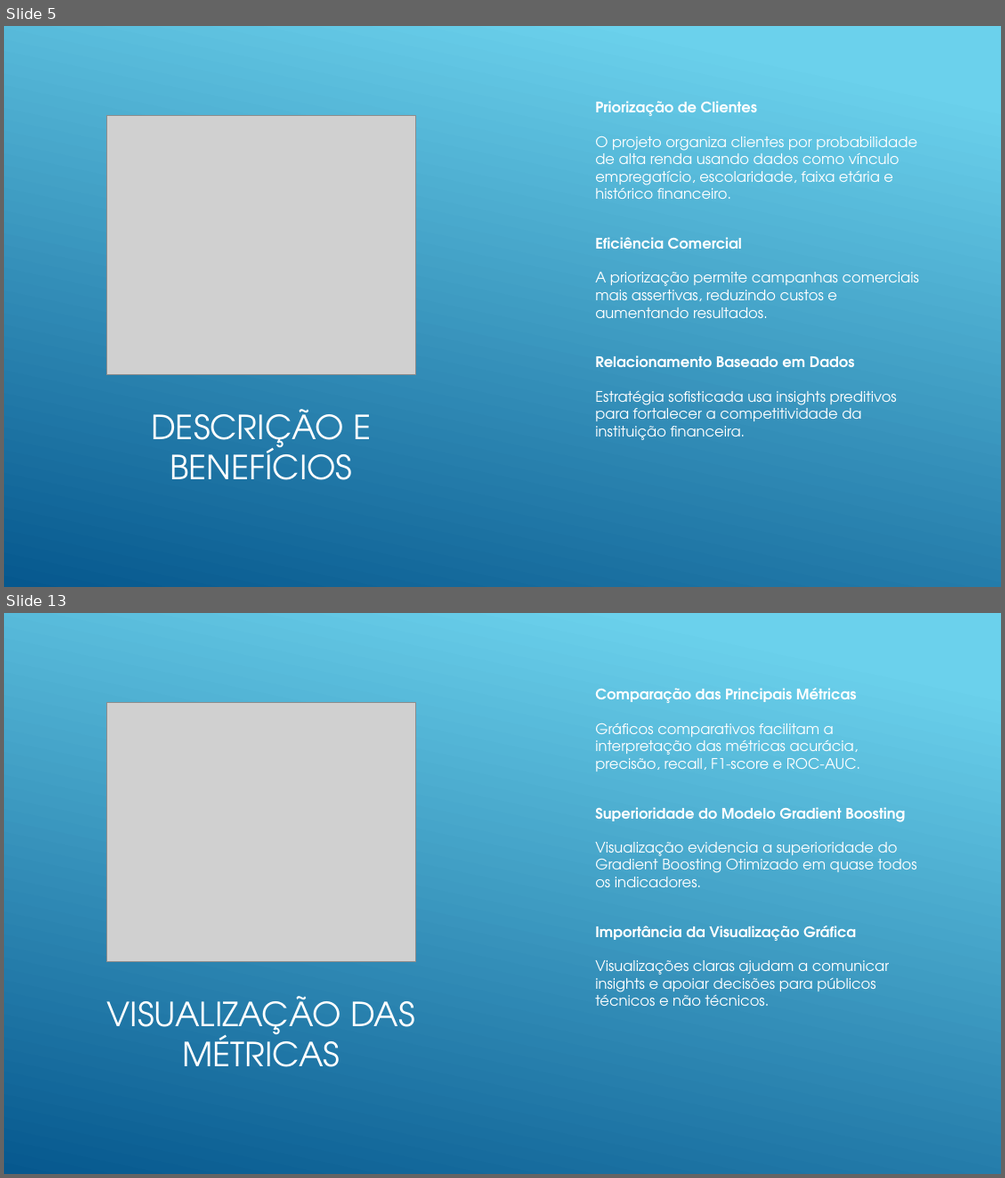
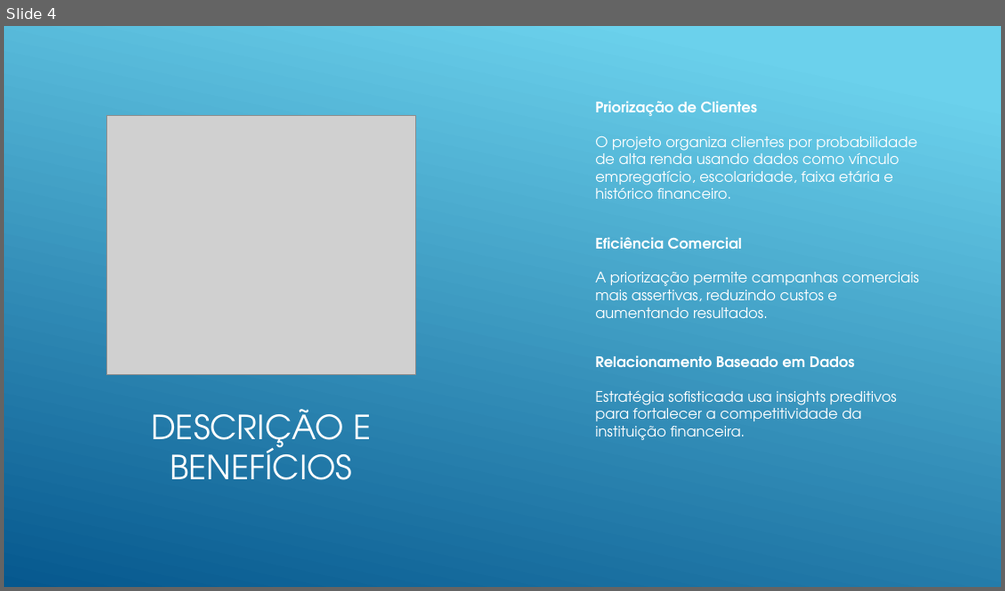
Before and after one commit to lincolngmc/caixaVersoGrupo5Modulo2, a slide deck: segmentacao_clientes_alta_renda.pptx. Shown one above the other, each under a label of ours: slides 5 and 13 before the commit, slide 4 after it; the slides between them are not shown. The pictures are 1005x1178 and 1005x591 pixels, drawn with LibreOffice and Linux fonts; fonts in the diff are those of the drawing; grey boxes stand for pictures. Boxes give left, top, right and bottom in pixels: in the first picture for what was removed or moved away, otherwise in the second. Text is boxed around its words. In the diff, an @@ line names an element or a change of style, - is before the commit and + after.

```diff
--- a/segmentacao_clientes_alta_renda.pptx
+++ b/segmentacao_clientes_alta_renda.pptx
@@ slide 13 removed at [4, 613, 1001, 1174], background gradient #6ED2EB to #06588E @@
@@ text removed at [595, 688, 917, 1005] @@
-Comparação das Principais Métricas
-  Gráficos comparativos facilitam a interpretação das métricas acurácia, precisão, recall, F1-score e ROC-AUC.
-Superioridade do Modelo Gradient Boosting
-  Visualização evidencia a superioridade do Gradient Boosting Otimizado em quase todos os indicadores.
-Importância da Visualização Gráfica
-  Visualizações claras ajudam a comunicar insights e apoiar decisões para públicos técnicos e não técnicos.
@@ picture removed at [107, 703, 416, 962] @@
@@ title removed at [107, 996, 415, 1067] @@
-VISUALIZAÇÃO DAS MÉTRICAS
@@ what was slide 5 is now slide 4 @@
```
Also in this commit, not shown: 4 slides changed, 4 slides added, 10 other slides removed, 1 other file.
